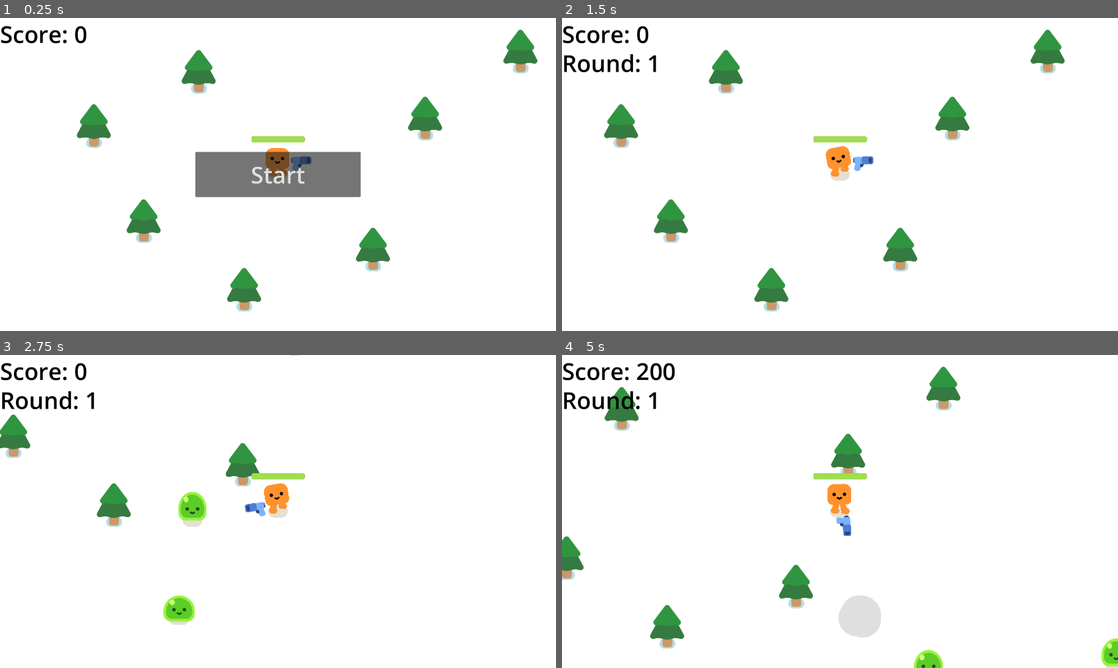
Above: before the commit, frames 1-4 (two rows, left to right).
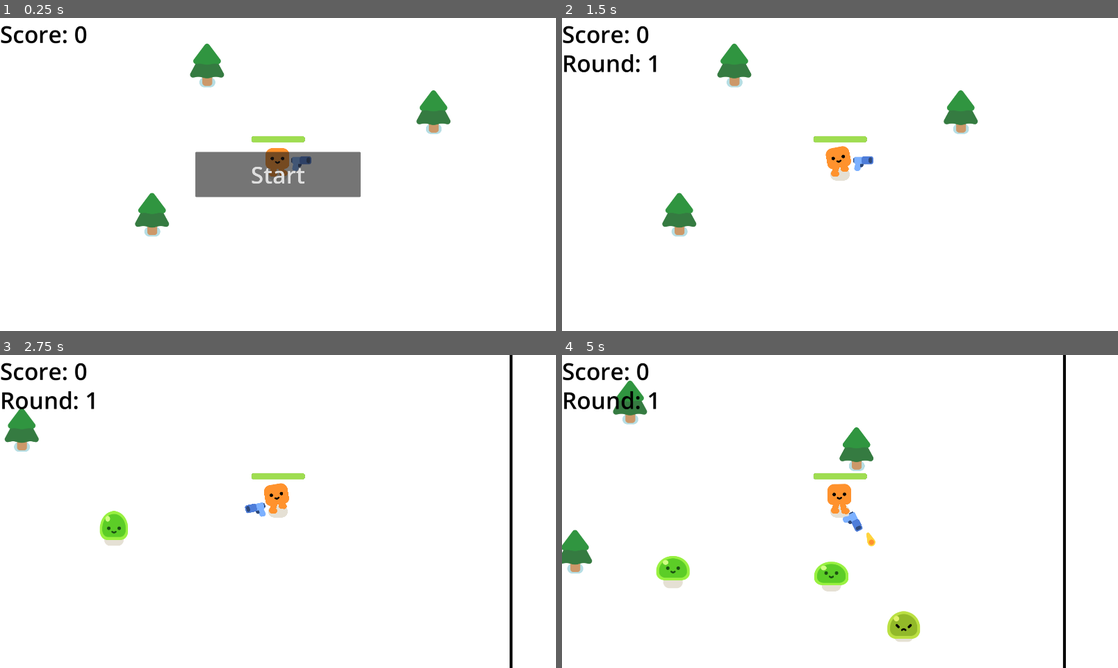
Above: after the commit, the same moments.

Repository: massayukinho/learnGodot
Game: Godot game, scene res://survivor_game.tscn
Same seed, same stepped clock (60 frames per second), same inputs: the game is played once before the commit and once after it.
Inputs:
- Up to frame 1 (0.25 s): no input
- Up to frame 2 (1.5 s): click "Start" at 0.5 s; tap Enter at 1.25 s; hold D (move_right) from 1.28 s (still down)
- Up to frame 3 (2.75 s): release D (move_right) at 2.03 s; hold S (move_down) from 2.03 s (still down)
- Up to frame 4 (5 s): release S (move_down) at 2.78 s; hold D (move_right) 2.78-3.53 s; hold W (move_up) 3.53-4.28 s; hold A (move_left) from 4.28 s (still down)

The runs differ from the first frame. In frame 1, 3.9% of the frame differs, in the area x 13-97%, y 3-94%; in frame 2, 3.9%; in frame 3, 3.5%; in frame 4, 6.9%, in the area x 0-100%, y 0-100%.

Commit message:
Limited the game area + rework spawn system

Diff:
--- a/survivor_game.gd
+++ b/survivor_game.gd
@@ -10,8 +10,11 @@
 
 func spawn_mob():
 	var new_mob = preload("res://mob.tscn").instantiate()
-	%PathFollow2D.progress_ratio = randf()
-	new_mob.global_position = %PathFollow2D.global_position
+	#%PathFollow2D.progress_ratio = randf()
+	#new_mob.global_position = %PathFollow2D.global_position
+	new_mob.global_position = Vector2(randi_range(-200, 2100), randi_range(-600, 1700))
+	while new_mob.global_position.x < %Player.global_position.x + 960 and new_mob.global_position.x > %Player.global_position.x - 960 and new_mob.global_position.y < %Player.global_position.y + 540 and new_mob.global_position.y > %Player.global_position.y - 540:
+			new_mob.global_position = Vector2(randi_range(-200, 2100), randi_range(-600, 1700))
 	add_child(new_mob)
 	# Se inscrever no signal de quando o mob morre.
 	new_mob.killed.connect(_on_killed.bind())
--- a/survivor_game.tscn
+++ b/survivor_game.tscn
@@ -1,12 +1,25 @@
-[gd_scene load_steps=5 format=3 uid="uid://dbi6pod3wvr5r"]
+[gd_scene load_steps=10 format=3 uid="uid://dbi6pod3wvr5r"]
 
 [ext_resource type="Script" path="res://survivor_game.gd" id="1_cnx1w"]
 [ext_resource type="PackedScene" uid="uid://4dxic03623oo" path="res://player.tscn" id="1_r1385"]
 [ext_resource type="PackedScene" uid="uid://cuoe0krjui5de" path="res://pine_tree.tscn" id="2_tn4nh"]
+[ext_resource type="Texture2D" uid="uid://c43fvurkc2nor" path="res://Godot Game Area.png" id="4_74sjb"]
+
+[sub_resource type="RectangleShape2D" id="RectangleShape2D_x2s3u"]
+size = Vector2(2500, 10)
+
+[sub_resource type="RectangleShape2D" id="RectangleShape2D_7g1ov"]
+size = Vector2(2500, 10)
+
+[sub_resource type="RectangleShape2D" id="RectangleShape2D_rafd5"]
+size = Vector2(10, 2500)
+
+[sub_resource type="RectangleShape2D" id="RectangleShape2D_dbt56"]
+size = Vector2(10, 2500)
 
 [sub_resource type="Curve2D" id="Curve2D_7ud7u"]
 _data = {
-"points": PackedVector2Array(0, 0, 0, 0, -173, -314, 0, 0, 0, 0, 2165, -304, 0, 0, 0, 0, 2161, 1237, 0, 0, 0, 0, -193, 1237, 0, 0, 0, 0, -173, -310)
+"points": PackedVector2Array(0, 0, 0, 0, -231, -694, 0, 0, 0, 0, 2150.25, -682.795, 0, 0, 0, 0, 2163.04, 1748.88, 0, 0, 0, 0, -227.077, 1761.83, 0, 0, 0, 0, -231, -686.033)
 }
 point_count = 5
 
@@ -14,12 +27,45 @@
 y_sort_enabled = true
 script = ExtResource("1_cnx1w")
 
+[node name="GameArea" type="StaticBody2D" parent="."]
+modulate = Color(0, 0, 0, 1)
+self_modulate = Color(0, 0, 0, 1)
+z_index = 4096
+position = Vector2(960, 540)
+
+[node name="CollisionShape2D" type="CollisionShape2D" parent="GameArea"]
+modulate = Color(0, 0, 0, 1)
+self_modulate = Color(0, 0, 0, 1)
+position = Vector2(0, -1250)
+shape = SubResource("RectangleShape2D_x2s3u")
+
+[node name="CollisionShape2D2" type="CollisionShape2D" parent="GameArea"]
+modulate = Color(0, 0, 0, 1)
+z_index = 4096
+position = Vector2(0, 1250)
+shape = SubResource("RectangleShape2D_7g1ov")
+
+[node name="CollisionShape2D3" type="CollisionShape2D" parent="GameArea"]
+modulate = Color(0, 0, 0, 1)
+z_index = 4096
+position = Vector2(1250, 0)
+shape = SubResource("RectangleShape2D_rafd5")
+
+[node name="CollisionShape2D4" type="CollisionShape2D" parent="GameArea"]
+modulate = Color(0, 0, 0, 1)
+z_index = 4096
+position = Vector2(-1250, 0)
+shape = SubResource("RectangleShape2D_dbt56")
+
 [node name="CanvasLayer" type="CanvasLayer" parent="."]
 layer = -30
 
 [node name="ColorRect" type="ColorRect" parent="CanvasLayer"]
-offset_right = 1949.0
-offset_bottom = 1095.0
+anchors_preset = 15
+anchor_right = 1.0
+anchor_bottom = 1.0
+grow_horizontal = 2
+grow_vertical = 2
 
 [node name="HUD" type="CanvasLayer" parent="."]
 
@@ -57,39 +103,41 @@
 theme_override_font_sizes/font_size = 80
 text = "Round: 0"
 
-[node name="Player" parent="." instance=ExtResource("1_r1385")]
-position = Vector2(989, 518)
-platform_floor_layers = 4294967040
-
-[node name="Path2D" type="Path2D" parent="Player"]
-position = Vector2(-989, -518)
+[node name="Path2D" type="Path2D" parent="."]
+position = Vector2(3.85614, 34.3325)
+scale = Vector2(1.01669, 0.981747)
 curve = SubResource("Curve2D_7ud7u")
 
-[node name="PathFollow2D" type="PathFollow2D" parent="Player/Path2D"]
+[node name="PathFollow2D" type="PathFollow2D" parent="Path2D"]
 unique_name_in_owner = true
-position = Vector2(-173, -314)
-rotation = 0.00427713
+position = Vector2(-231, -694)
+rotation = 0.00470548
+
+[node name="Player" parent="." instance=ExtResource("1_r1385")]
+unique_name_in_owner = true
+position = Vector2(960, 540)
+platform_floor_layers = 4294967040
 
 [node name="PineTree" parent="." instance=ExtResource("2_tn4nh")]
 position = Vector2(526, 737)
 
 [node name="PineTree2" parent="." instance=ExtResource("2_tn4nh")]
-position = Vector2(1318, 835)
+position = Vector2(2199, 1743)
 
 [node name="PineTree3" parent="." instance=ExtResource("2_tn4nh")]
 position = Vector2(1498, 383)
 
 [node name="PineTree4" parent="." instance=ExtResource("2_tn4nh")]
-position = Vector2(354, 409)
+position = Vector2(-203, -652)
 
 [node name="PineTree5" parent="." instance=ExtResource("2_tn4nh")]
 position = Vector2(716, 222)
 
 [node name="PineTree6" parent="." instance=ExtResource("2_tn4nh")]
-position = Vector2(873, 974)
+position = Vector2(-211, 1770)
 
 [node name="PineTree7" parent="." instance=ExtResource("2_tn4nh")]
-position = Vector2(1827, 152)
+position = Vector2(2182, -602)
 
 [node name="RoundTimer" type="Timer" parent="."]
 unique_name_in_owner = true
@@ -128,6 +176,10 @@
 theme_override_font_sizes/font_size = 156
 text = "Game Over"
 
+[node name="GodotGameArea" type="Sprite2D" parent="."]
+position = Vector2(960, 540)
+texture = ExtResource("4_74sjb")
+
 [connection signal="button_down" from="HUD/StartButton" to="." method="_on_start_button_button_down"]
 [connection signal="health_depleted" from="Player" to="." method="_on_player_health_depleted"]
 [connection signal="timeout" from="RoundTimer" to="." method="_on_round_timer_timeout"]
Binary file added: Godot Game Area.png
Not shown, added: Godot Game Area.png.import
